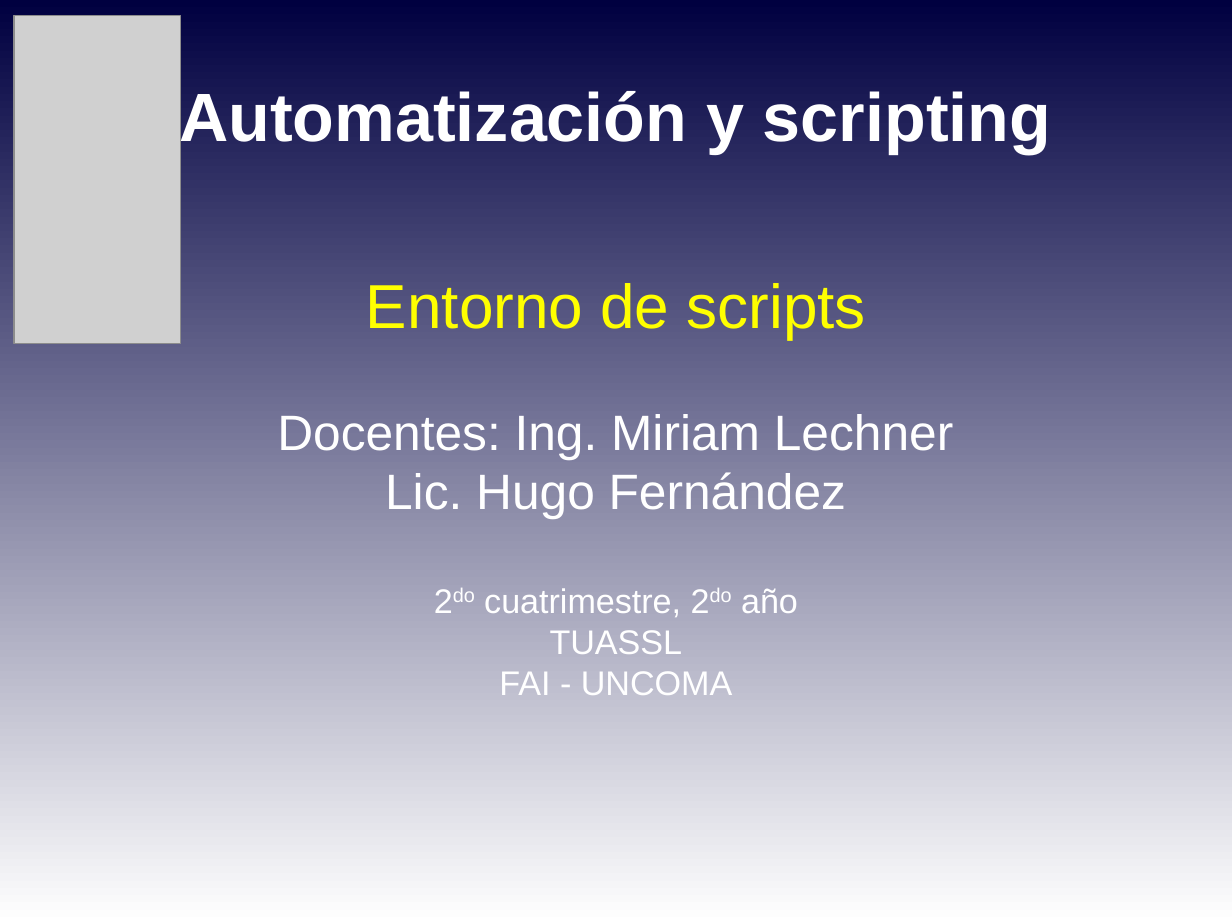
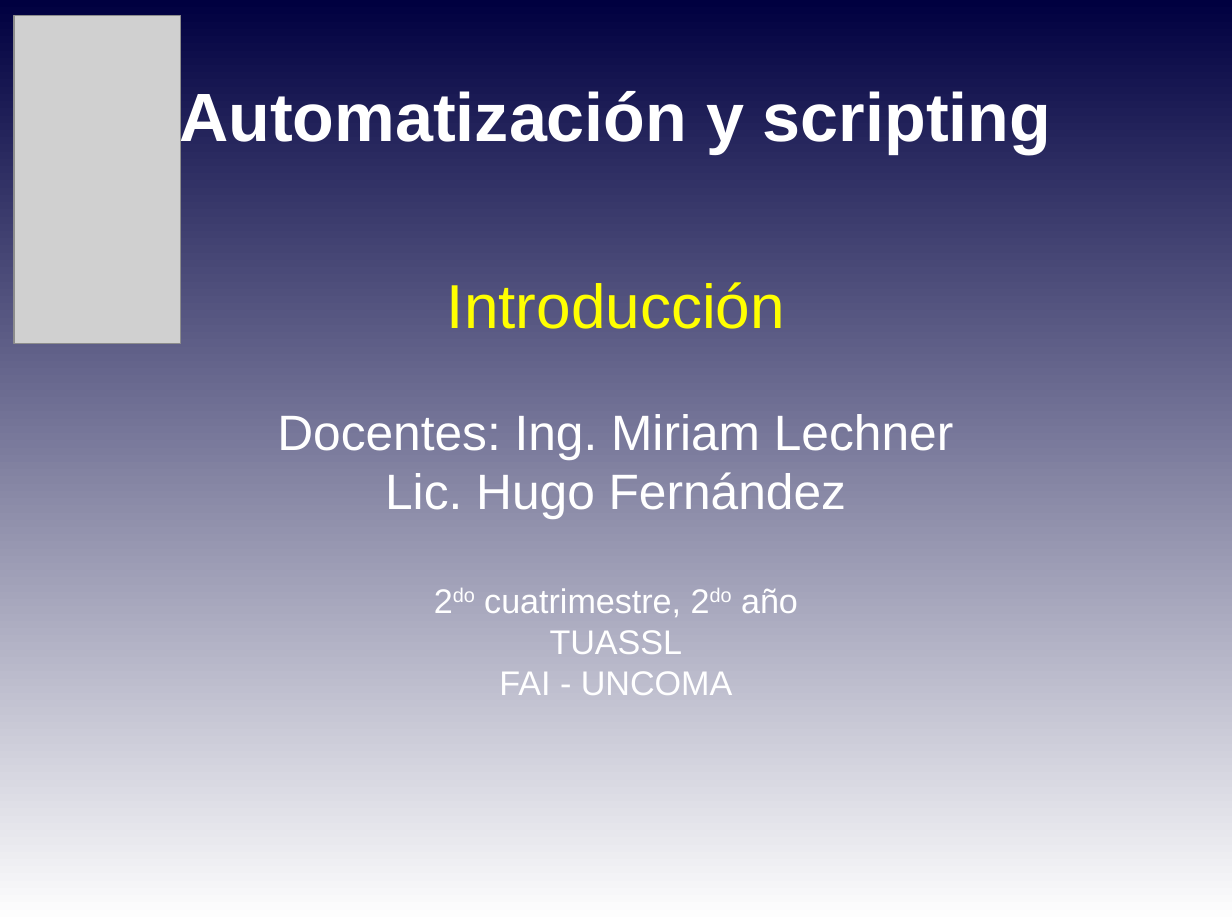
Before and after one commit to niniadcobre/-AutoyScripting, a slide deck: slide 1 of clases/AYS_clase02.odp. Drawn at 1232x924 pixels with LibreOffice and Linux fonts; fonts in the diff are those of the drawing; grey boxes stand for pictures. Boxes give left, top, right and bottom in pixels: in the first picture for what was removed or moved away, otherwise in the second. Text is boxed around its words. In the diff, an @@ line names an element or a change of style, - is before the commit and + after.

Commit message:
actualización intro

```diff
--- a/clases/AYS_clase02.odp
+++ b/clases/AYS_clase02.odp
@@ subtitle at box(277, 282, 953, 459): text changed @@
-Entorno de scripts
-Docentes: Ing. Miriam Lechner
+Introducción
+Docentes: Ing. Miriam Lechner
```
Also in this commit, not shown: 2 other slides changed, 4 slides added, 3 other files.
